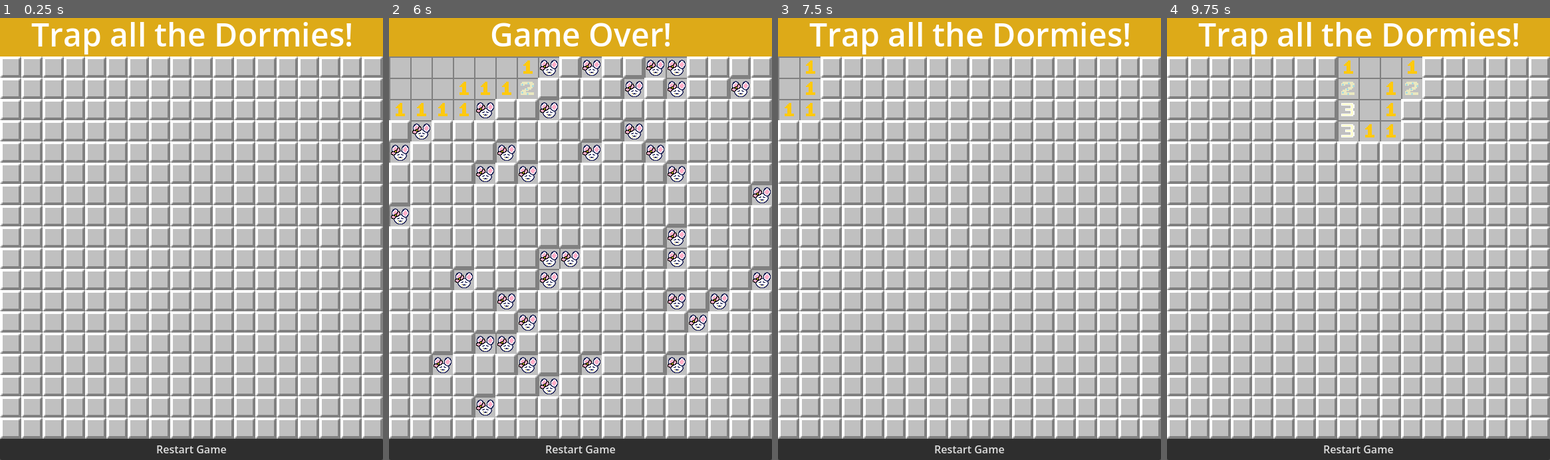
Above: before the commit, frames 1-4 (left to right).
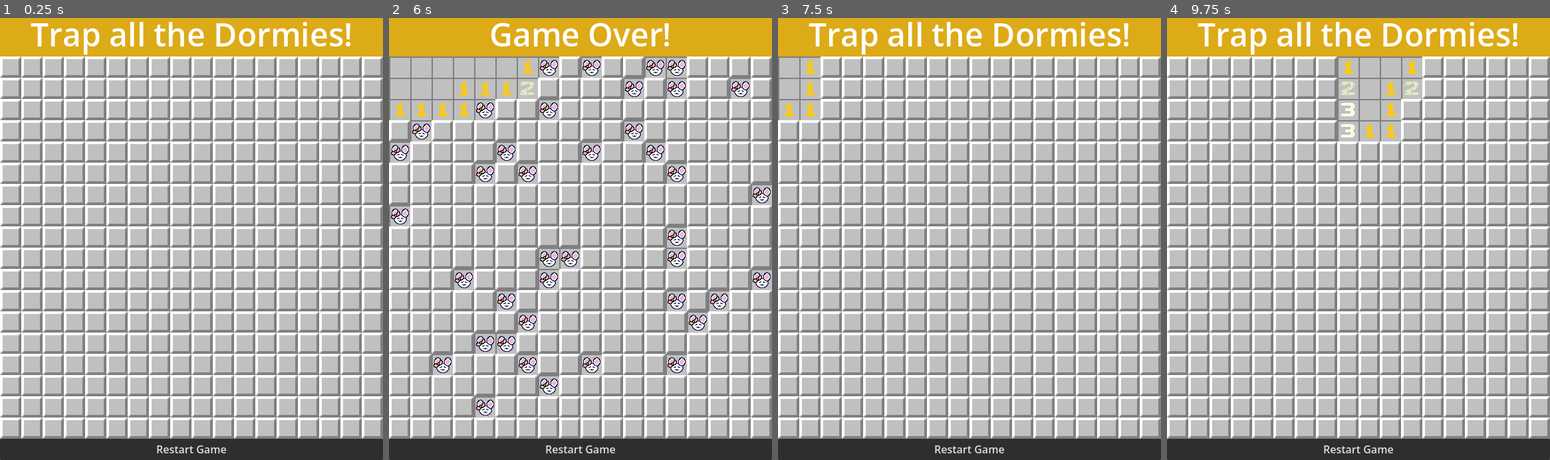
Above: after the commit, the same moments.

Repository: mistfistaf-geng/cheesescape
Game: Godot game, scene res://main.tscn
Two runs of this game, one before a commit and one after it. Both use one fixed random seed, a clock stepped at 60 frames per second and the inputs below.
Inputs (mouse positions are in pixels of both pictures, inside the frame that each line leads up to):
- Up to frame 1 (0.25 s): no input
- Up to frame 2 (6 s): click (400, 66) at 0.5 s; click (419, 66) at 1.27 s; click (442, 66) at 2.02 s; click (461, 66) at 2.77 s; click (484, 66) at 3.52 s; click (507, 66) at 4.27 s; click (526, 66) at 5.02 s; click (549, 66) at 5.77 s
- Up to frame 3 (7.5 s): click "Restart Game" at 6.5 s; click (789, 66) at 7.27 s
- Up to frame 4 (9.75 s): click (1347, 66) at 8.02 s; click "Restart Game" at 8.75 s; click (1369, 66) at 9.52 s

The runs differ from the first frame. In frame 1, 0.7% of the frame differs, in the area x 7-92%, y 0-9%; in frame 2, 0.4%; in frame 3, 0.7%; in frame 4, 0.7%.

Commit message:
Middle Click added

Diff:
--- a/game.gd
+++ b/game.gd
@@ -19,6 +19,7 @@
 			var rune = RUNE_SCENE.instantiate()
 			rune.position = Vector2(x, y) * rune.rune_size
 			rune.rune_pressed.connect(_on_rune_pressed.bind(x,y))
+			rune.middle_press.connect(_on_middle_press.bind(x,y))
 			runes[y].append(rune)
 			$Grid.add_child(rune)
 	calculate_adjacent_mines()
@@ -80,7 +81,6 @@
 	var rune = runes[y][x]
 	if rune.is_revealed or rune.is_mine:
 		return
-
 	rune.reveal_rune()
 
 	# If no adjacent mines, reveal neighbors
@@ -89,6 +89,40 @@
 			for dx in range(-1, 2):
 				if dx != 0 or dy != 0:
 					reveal_rune_and_neighbors(x + dx, y + dy)
+
+func _on_middle_press(x: int, y: int):
+	var rune = runes[y][x]
+	if not rune.is_revealed:
+		return
+	var mine_count: int = rune.adjacent_mines;
+	var correct_count: int = 0;
+
+	for dy in range(-1, 2):
+		for dx in range(-1, 2):
+			if dx != 0 or dy != 0:
+				if (x + dx) >= 0 and (y + dy) >= 0 and (x + dx) < cols and (y + dy) < rows:
+					var neighbor = runes[y + dy][x + dx]
+					if neighbor.is_flagged and neighbor.is_mine:
+						correct_count += 1
+					if not neighbor.is_flagged and neighbor.is_mine:
+						game_over()
+	if mine_count == correct_count:
+		reveal_neighbors_middle_press(x,y)
+		if check_win_condition():
+			game_won()
+
+func reveal_neighbors_middle_press(x: int, y: int):
+	if x < 0 or y < 0 or x >= cols or y >= rows:
+		return
+	var rune = runes[y][x]
+	if rune.is_flagged:
+		return
+	rune.reveal_rune()
+
+	for dy in range(-1, 2):
+		for dx in range(-1, 2):
+			if dx != 0 or dy != 0:
+				reveal_rune_and_neighbors(x + dx, y + dy)
 
 # Reveal all mines and end game
 func game_over():
--- a/main.tscn
+++ b/main.tscn
@@ -17,7 +17,6 @@
 
 [node name="Label" type="Label" parent="Game/ColorRect" unique_id=1832405216]
 layout_mode = 0
-offset_left = 2.0
 offset_top = -3.0
 offset_right = 576.0
 offset_bottom = 64.0
--- a/rune.gd
+++ b/rune.gd
@@ -7,6 +7,7 @@
 var is_flagged: bool = false
 
 signal rune_pressed
+signal middle_press
 func _on_gui_input(event: InputEvent) -> void:
 	if event is InputEventMouseButton and event.is_pressed():
 		match event.button_index:
@@ -16,7 +17,9 @@
 			MOUSE_BUTTON_RIGHT:
 				if !is_revealed:
 					toggle_flagging()
-
+			MOUSE_BUTTON_MIDDLE:
+				if is_revealed:
+					emit_signal("middle_press")
 func toggle_flagging():
 	is_flagged = !is_flagged;
 	if is_flagged:
Not shown, changed: builds/web/Cheesescape.html
Not shown, changed: builds/web/Cheesescape.pck
